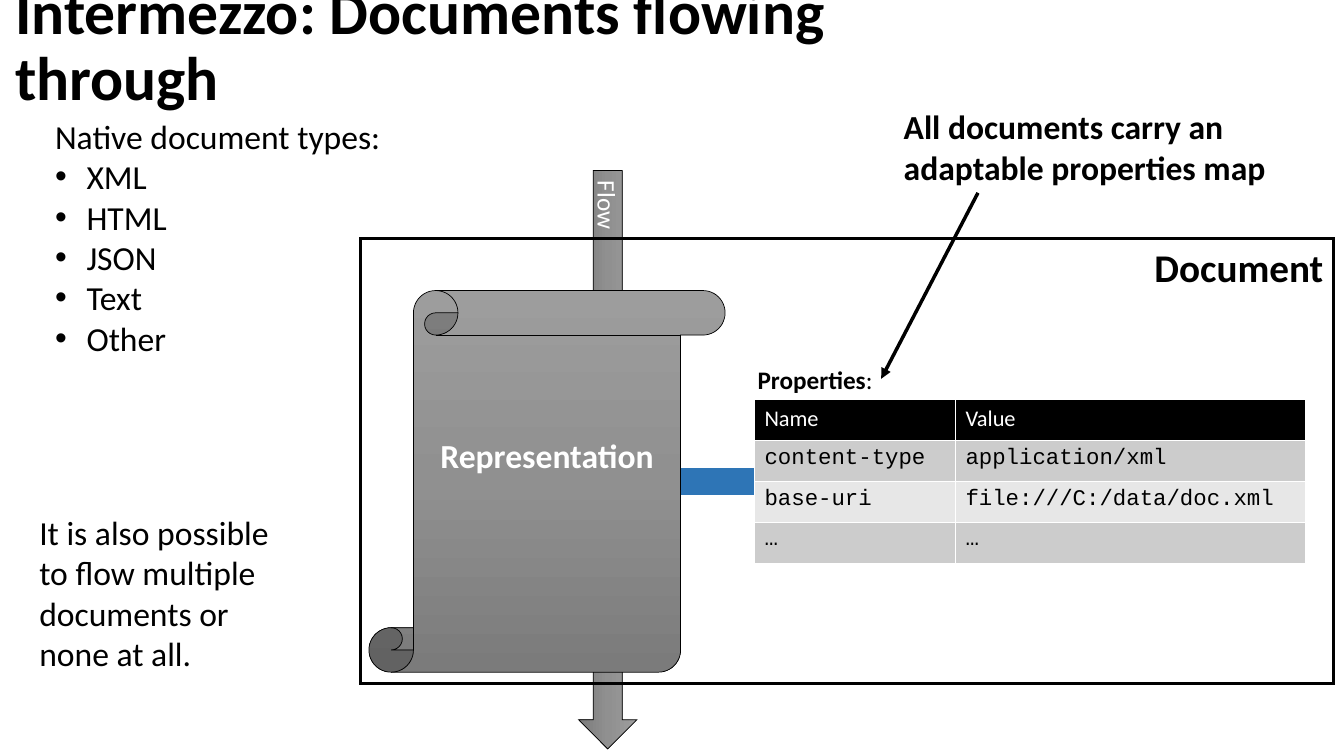
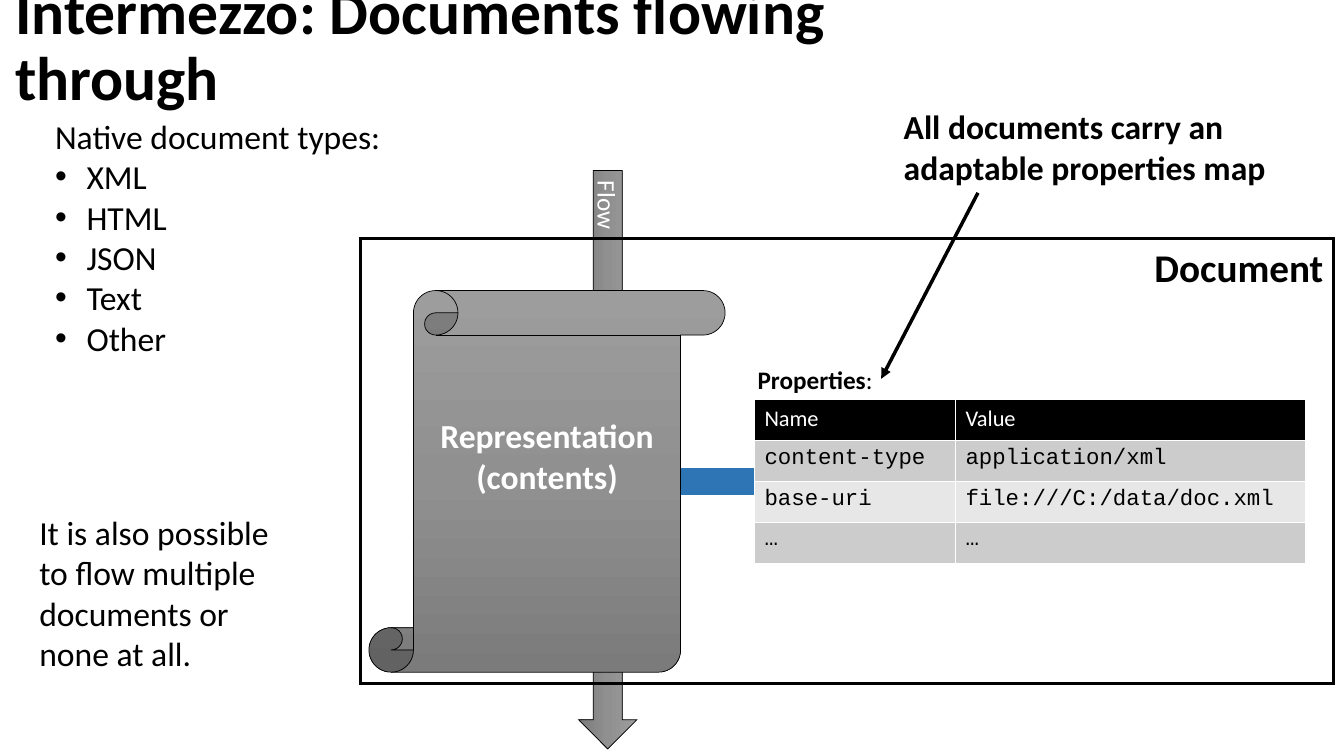
Before and after one commit to svanteschubert/DocEng-2019-XProc, a slide deck: slide 41 of presentation/Introduction to XProc 3.0.pptx (slide 39 before the commit). Drawn at 1344x756 pixels with LibreOffice and Linux fonts; fonts in the diff are those of the drawing; background and template pictures are left out. Boxes give left, top, right and bottom in pixels: in the first picture for what was removed or moved away, otherwise in the second. Text is boxed around its words. In the diff, an @@ line names an element or a change of style, - is before the commit and + after.

```diff
--- a/presentation/Introduction to XProc 3.0.pptx
+++ b/presentation/Introduction to XProc 3.0.pptx
@@ text in vertical scroll at <box>476,464,617,494</box>: paragraph added @@
+(contents)
```
Also in this commit, not shown: 9 other slides changed, 2 slides added, 1 other file.
